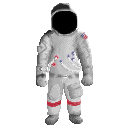
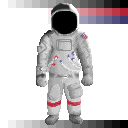
Comparing the layer stacks of the two 128×128 images. Changes:
painted on "Torso_D1" over [47, 39, 74, 79]
showed "Pallet" over [8, 0, 128, 128]
